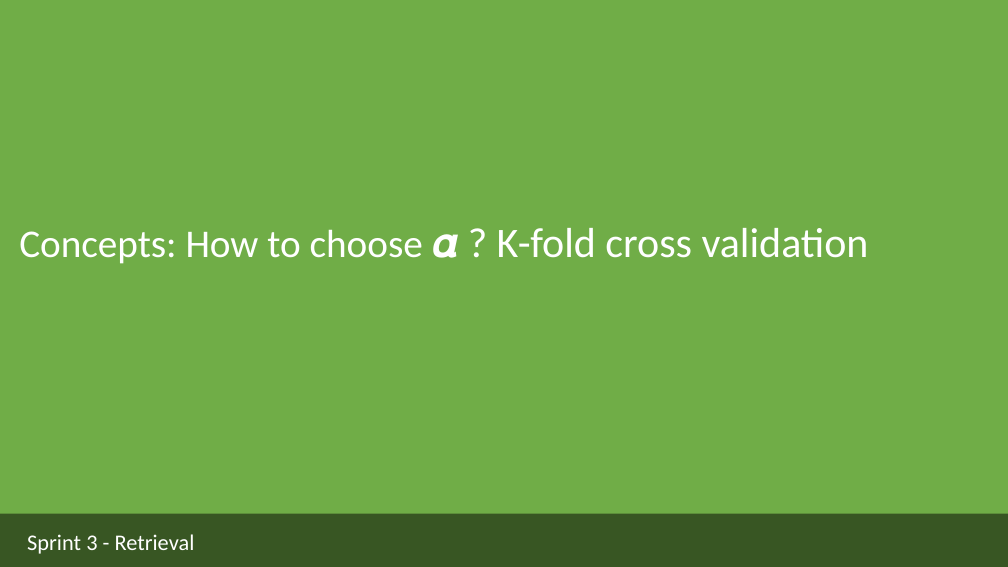
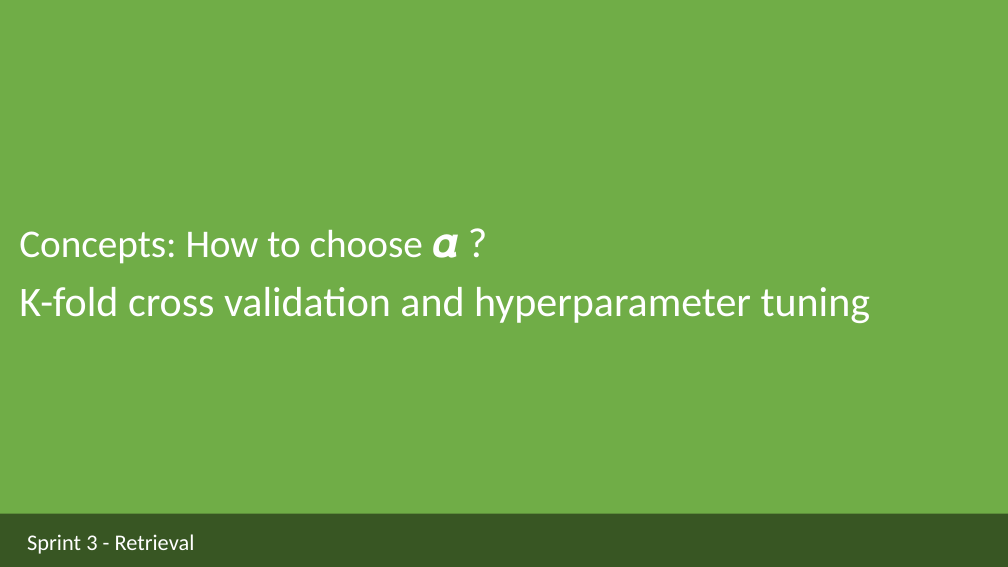
Before and after one commit to ua-dsf/ML_sprint, a slide deck: slide 60 of sprint1_regression/module1_regression_part2.pptx (slide 35 before the commit). Drawn at 1008x567 pixels with LibreOffice and Linux fonts; fonts in the diff are those of the drawing. Boxes give left, top, right and bottom in pixels: in the first picture for what was removed or moved away, otherwise in the second. Text is boxed around its words. In the diff, an @@ line names an element or a change of style, - is before the commit and + after.

```diff
--- a/sprint1_regression/module1_regression_part2.pptx
+++ b/sprint1_regression/module1_regression_part2.pptx
@@ text at (19,229,871,323): text changed @@
-Concepts: How to choose 𝜶 ? K-fold cross validation
+Concepts: How to choose 𝜶 ?
+K-fold cross validation and hyperparameter tuning
```
Also in this commit, not shown: 25 other slides changed, 31 slides added, 3 other files.
